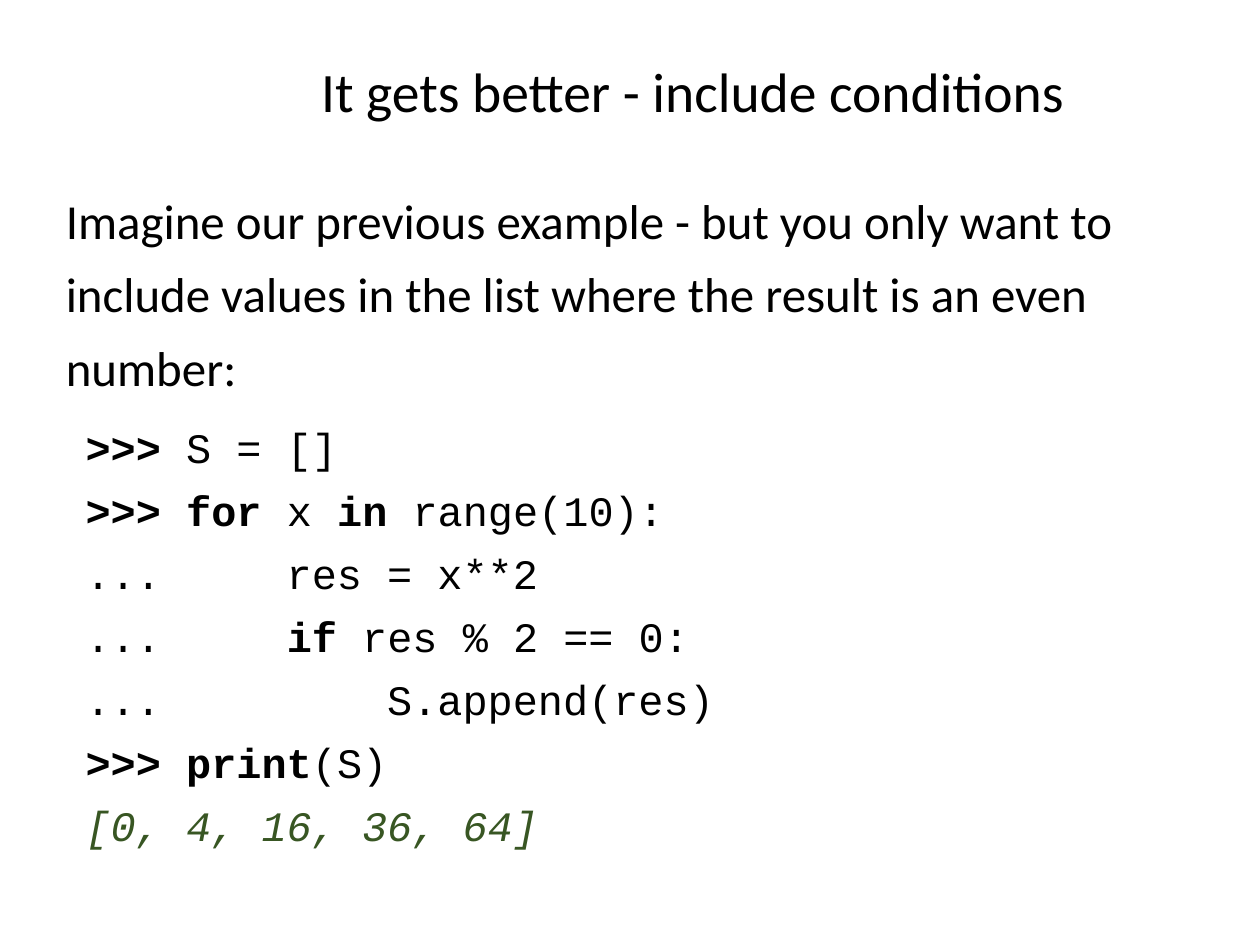
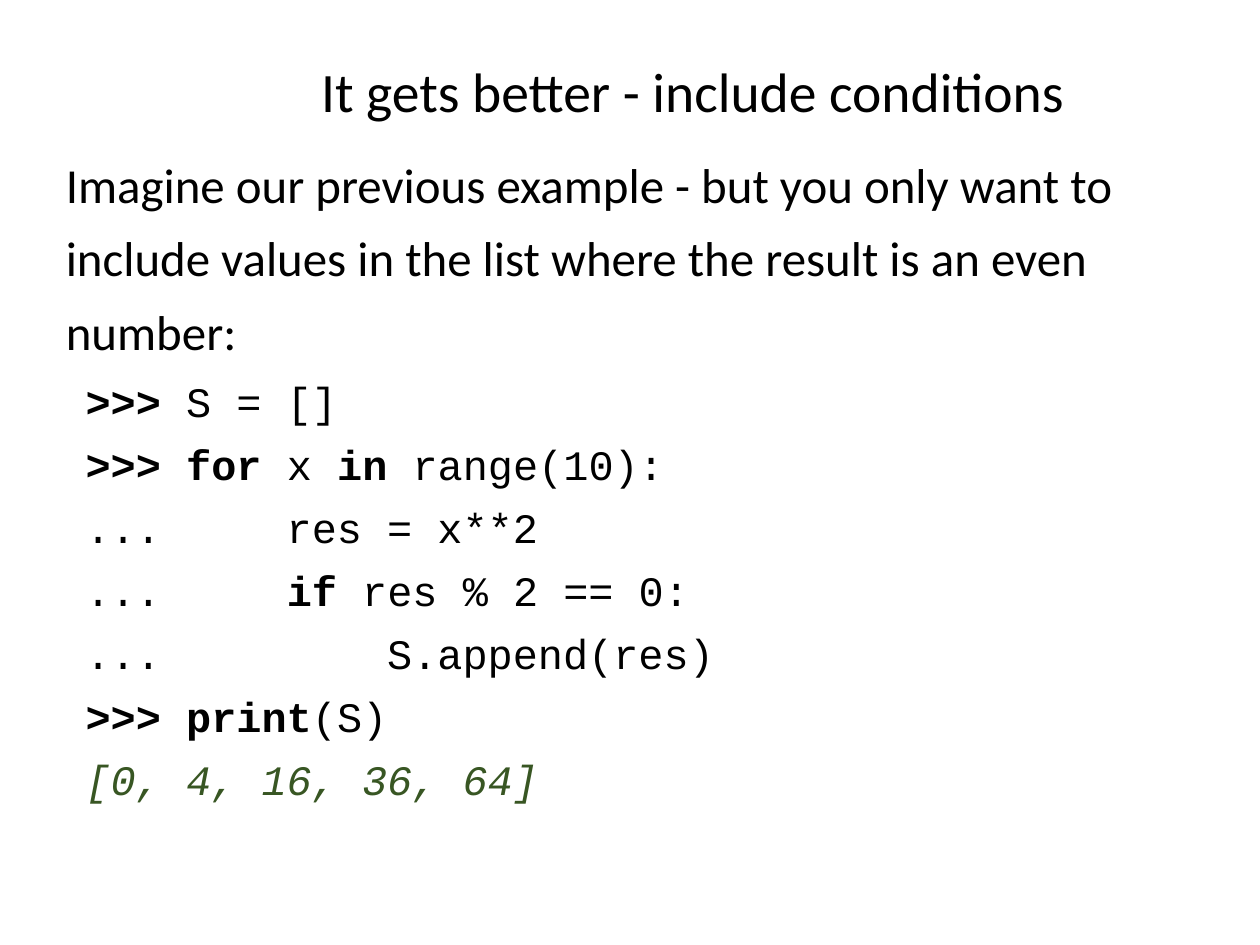
Before and after one commit to ncasuk/ncas-isc, a slide deck: slide 126 of python/presentations/learning_python/04_lists__slice__list_comp.pptx (slide 131 before the commit). Drawn at 1260x945 pixels with LibreOffice and Linux fonts; fonts in the diff are those of the drawing; background and template pictures are left out. Boxes give left, top, right and bottom in pixels: in the first picture for what was removed or moved away, otherwise in the second. Text is boxed around its words. In the diff, an @@ line names an element or a change of style, - is before the commit and + after.

```diff
--- a/python/presentations/learning_python/04_lists__slice__list_comp.pptx
+++ b/python/presentations/learning_python/04_lists__slice__list_comp.pptx
@@ text "Imagine our previous example - ...": place and size @@
-text "Imagine our previous example - ..." at [66,205,1112,387]
+text "Imagine our previous example - ..." at [66,169,1112,351]
@@ text ">>> S = [] >>> ...": place and size @@
-text ">>> S = [] >>> ..." at [86,435,714,850]
+text ">>> S = [] >>> ..." at [86,389,714,804]
```
Also in this commit, not shown: 4 other slides changed, 5 slides removed, 15 other files.
